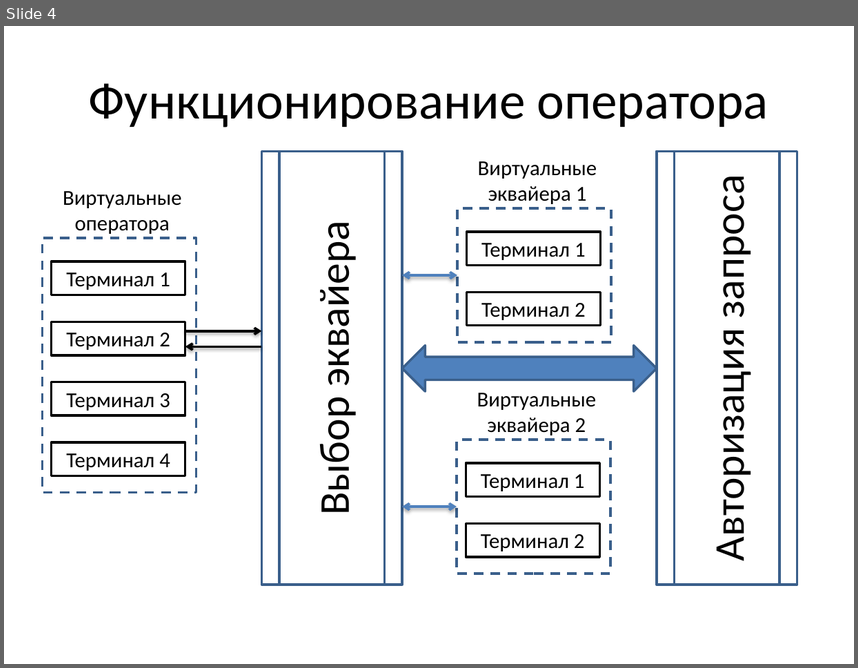
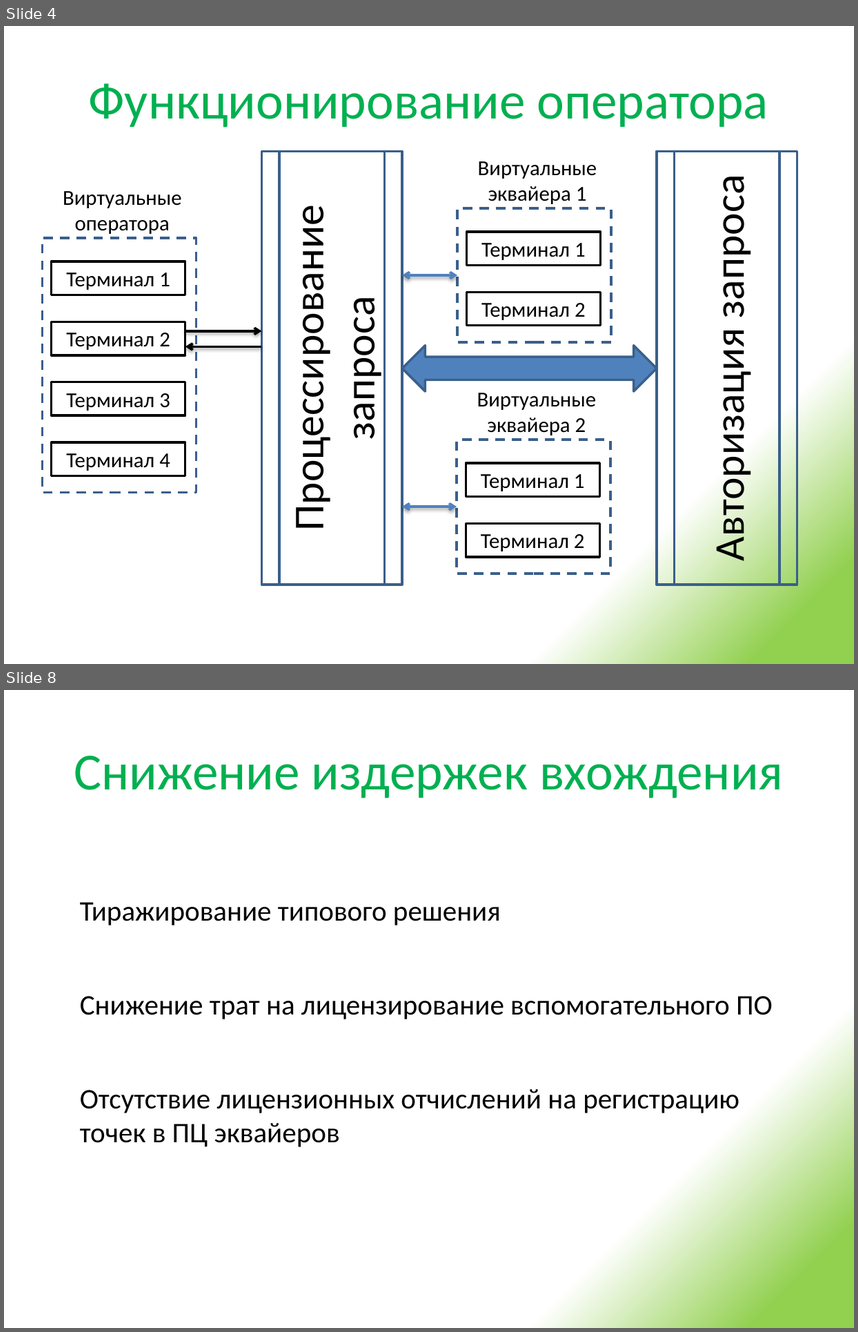
Before and after one commit to urgal/scft, a slide deck: Docs/Презентация решения.pptx. Shown one above the other, each under a label of ours: slide 4 before the commit, slides 4 and 8 after it; the slides between them are not shown. The pictures are 858x668 and 858x1332 pixels, drawn with LibreOffice and Linux fonts; fonts in the diff are those of the drawing. Boxes give left, top, right and bottom in pixels: in the first picture for what was removed or moved away, otherwise in the second. Text is boxed around its words. In the diff, an @@ line names an element or a change of style, - is before the commit and + after.

```diff
--- a/Docs/Презентация решения.pptx
+++ b/Docs/Презентация решения.pptx
@@ slide 8 added at [4,690,854,1328], background gradient #92D050 to #FFFFFF @@
@@ title added at [74,756,783,798], 44 pt, text #00B050 @@
+Снижение издержек вхождения
@@ text added at [80,902,501,925], 24 pt, text #000000 @@
+Тиражирование типового решения
@@ text added at [80,996,773,1019], 24 pt, text #000000 @@
+Снижение трат на лицензирование вспомогательного ПО
@@ text added at [80,1089,740,1147], 24 pt, text #000000 @@
+Отсутствие лицензионных отчислений на регистрацию
+точек в ПЦ эквайеров
@@ slide 4 changed as well @@
@@ background #FFFFFF to gradient #92D050 to #FFFFFF @@
@@ title "Функционирование оператора" at [89,83,769,127]: text colour #000000 to #00B050 @@
@@ text in flow chart predefined process at [283,237,386,520]: text changed @@
-Выбор эквайера
+Процессирование
+запроса
```
Also in this commit, not shown: 3 other slides changed, 4 other slides added, 6 other files.
